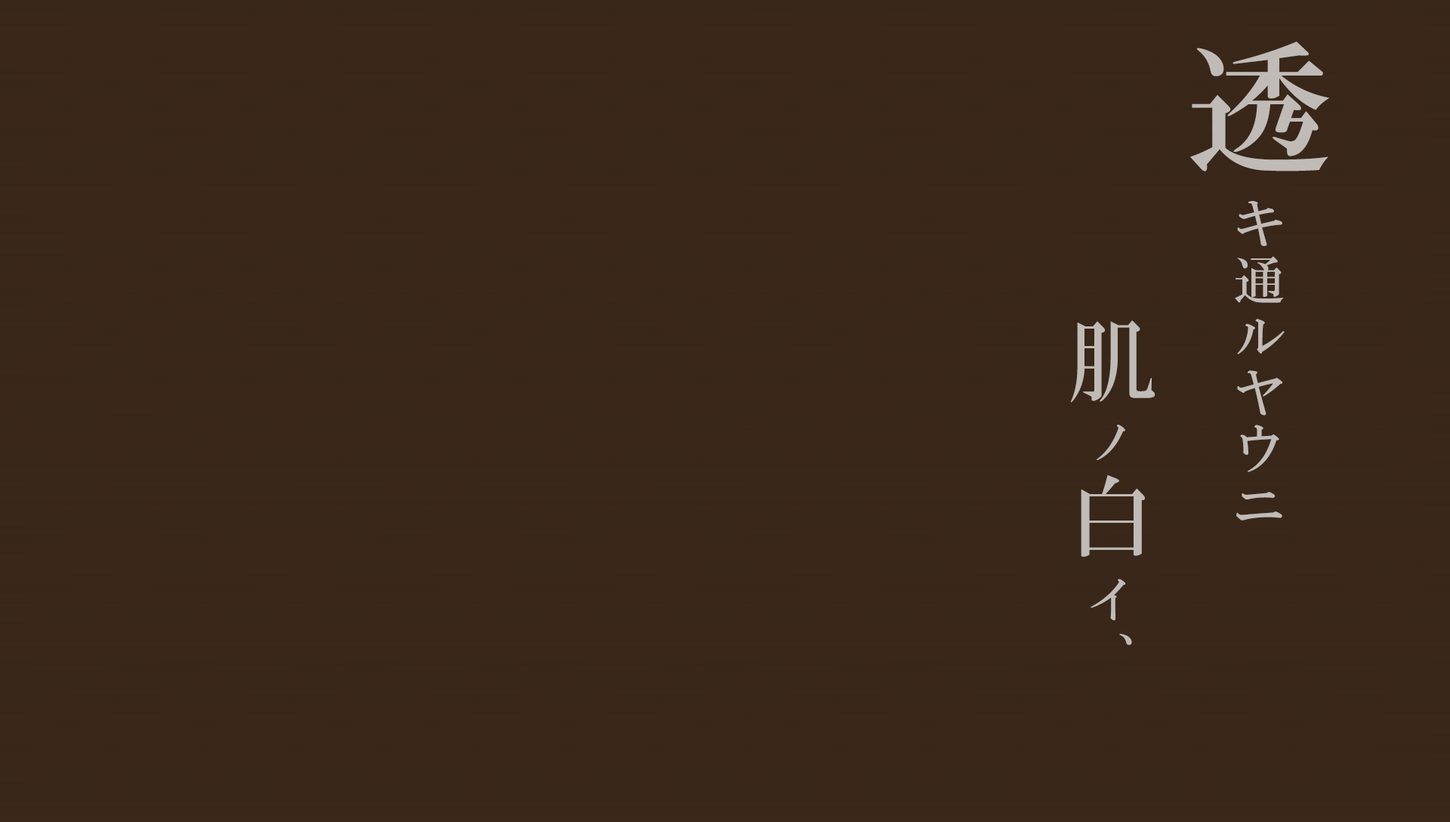
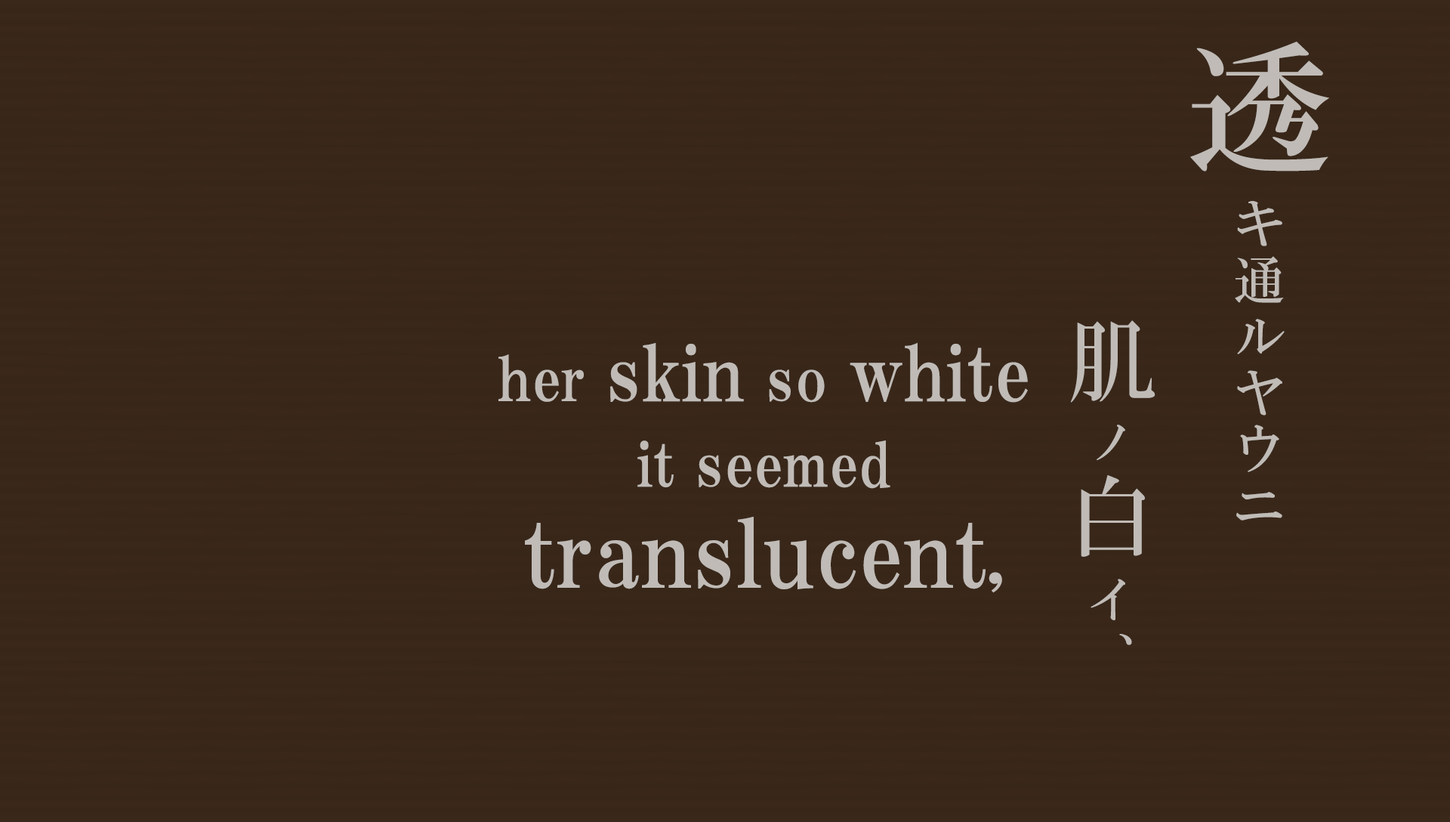
Two versions of the same layered image (1450 x 822). Layer-by-layer changes:
added layer "her skin so white it seemed translucent," above "透キ通ルヤウニ 肌ノ白イ、" over [498, 342, 1028, 593]
